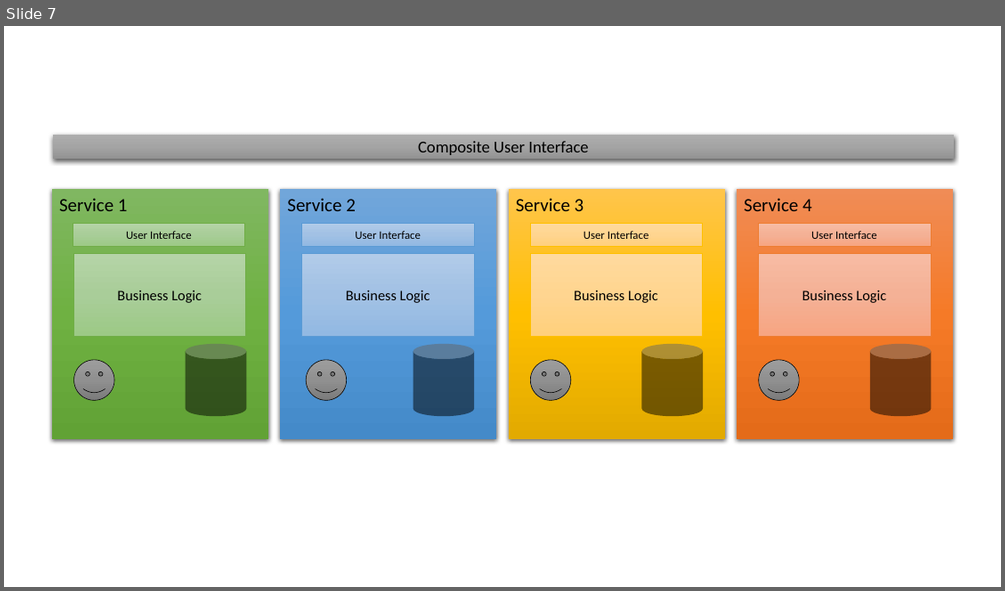
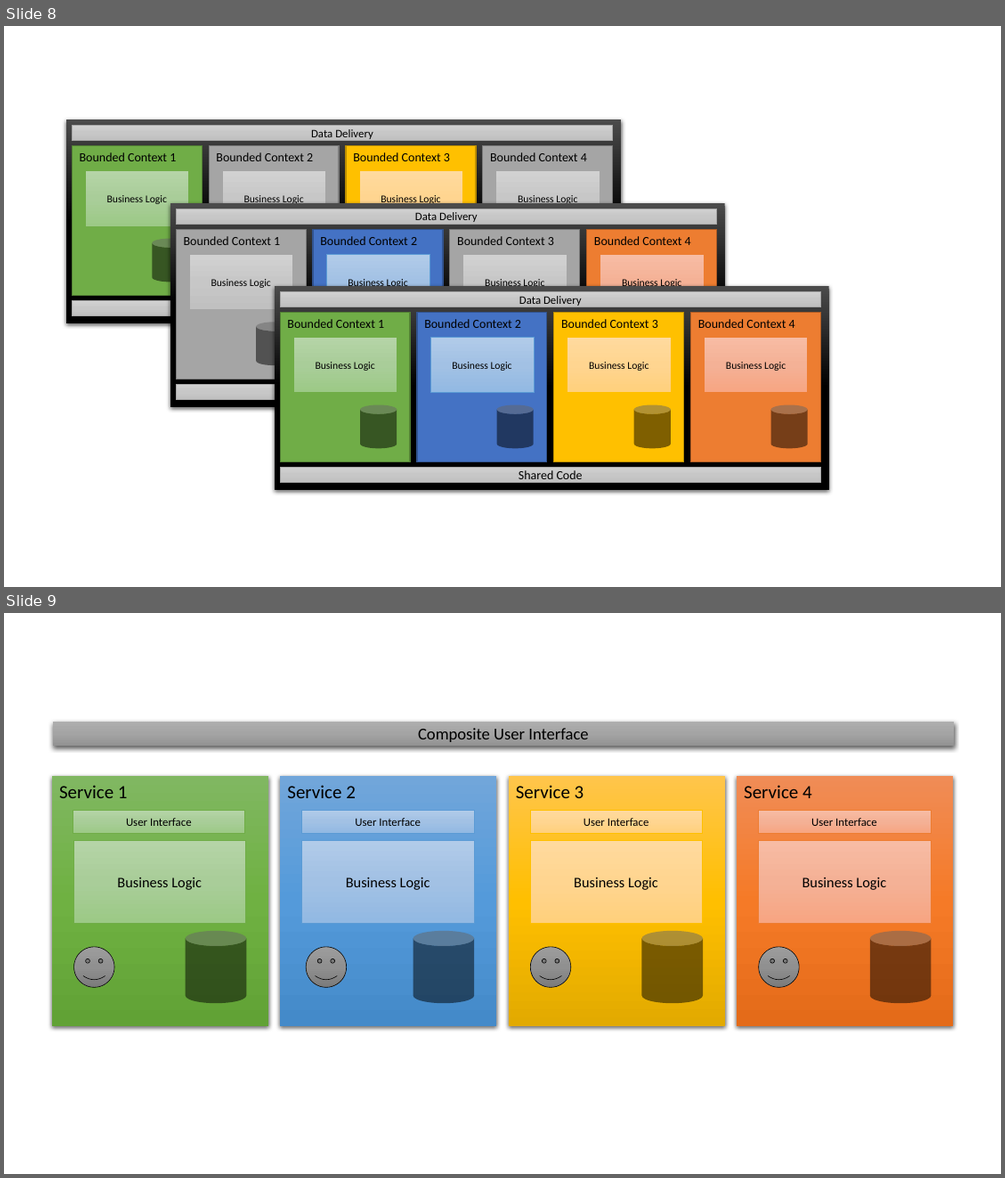
Before and after one commit to linus123/linus123.github.io, a slide deck: src/SingleResponsibilityPrinciple/images.pptx. Shown one above the other, each under a label of ours: slide 7 before the commit, slides 8 and 9 after it. The pictures are 1005x591 and 1005x1178 pixels, drawn with LibreOffice and Linux fonts; fonts in the diff are those of the drawing. Boxes give left, top, right and bottom in pixels: in the first picture for what was removed or moved away, otherwise in the second. Text is boxed around its words. In the diff, an @@ line names an element or a change of style, - is before the commit and + after.

```diff
--- a/src/SingleResponsibilityPrinciple/images.pptx
+++ b/src/SingleResponsibilityPrinciple/images.pptx
@@ slide 8 added at (4,26,1001,587), background #FFFFFF @@
@@ group added at (66,119,620,323): 11 rectangles, 4 cylinders @@
+Bounded Context 1
+Bounded Context 2
+Bounded Context 3
+Bounded Context 4
+Business Logic
+Business Logic
+Business Logic
+Business Logic
+Shared Code
+Data Delivery
@@ group added at (170,203,724,407): 11 rectangles, 4 cylinders @@
+Bounded Context 1
+Bounded Context 2
+Bounded Context 3
+Bounded Context 4
+Business Logic
+Business Logic
+Business Logic
+Business Logic
+Shared Code
+Data Delivery
@@ group added at (275,286,829,490): 11 rectangles, 4 cylinders @@
+Bounded Context 1
+Bounded Context 2
+Bounded Context 3
+Bounded Context 4
+Business Logic
+Business Logic
+Business Logic
+Business Logic
+Shared Code
+Data Delivery
@@ what was slide 7 is now slide 9 @@
```
Also in this commit, not shown: 1 other slide added, 1 other file.
